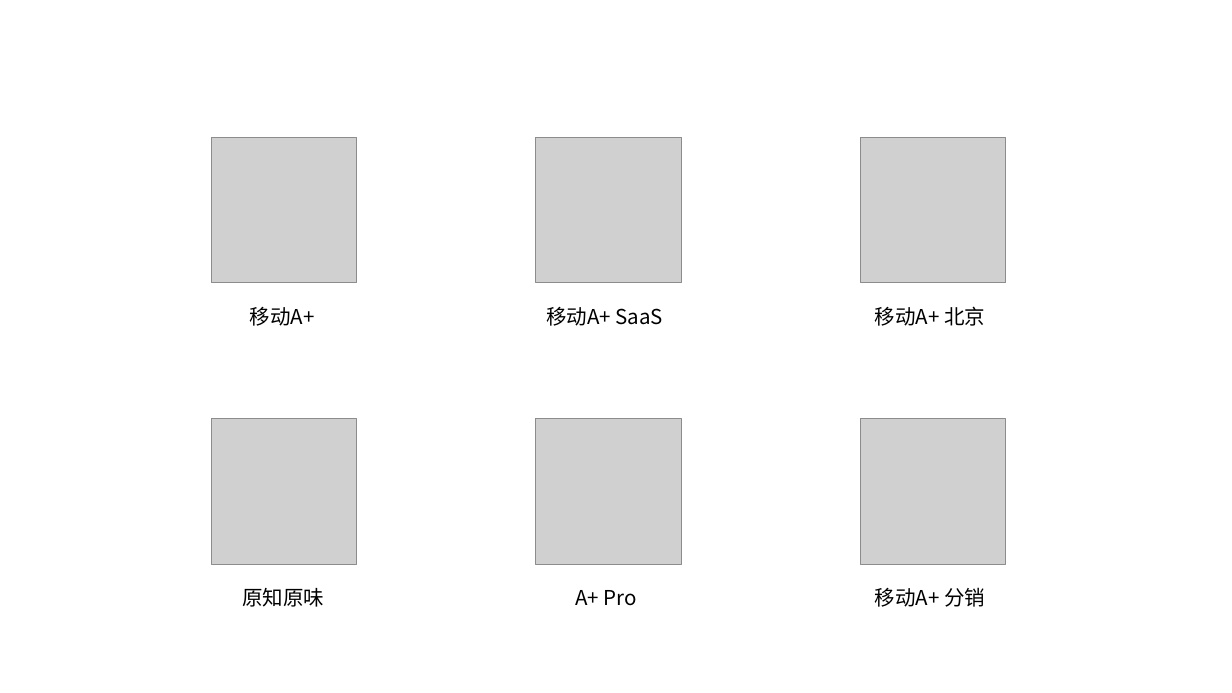
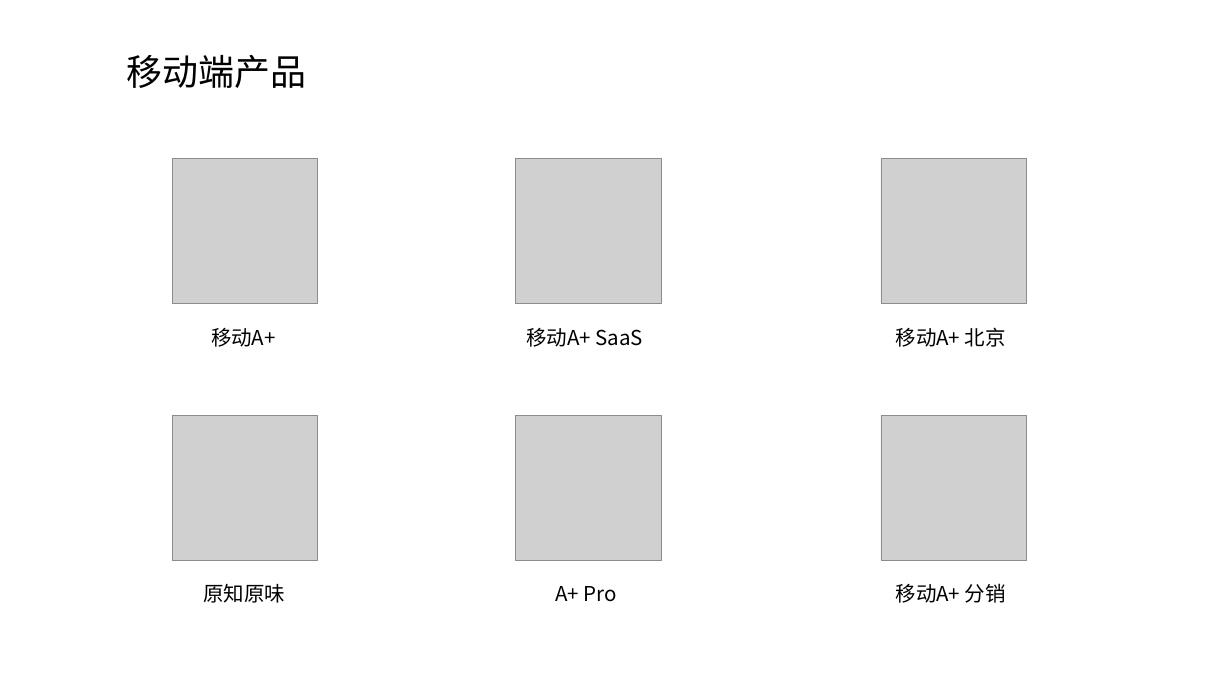
Before and after one commit to Andy888888/Mobile_Develop_Res, a slide deck: slide 4 of PPT/燕文强2020-2021年度述职报告.pptx. Drawn at 1232x693 pixels with LibreOffice and Linux fonts; fonts in the diff are those of the drawing; grey boxes stand for pictures. Boxes give left, top, right and bottom in pixels: in the first picture for what was removed or moved away, otherwise in the second. Text is boxed around its words. In the diff, an @@ line names an element or a change of style, - is before the commit and + after.

```diff
--- a/PPT/燕文强2020-2021年度述职报告.pptx
+++ b/PPT/燕文强2020-2021年度述职报告.pptx
@@ text added at [127, 55, 306, 88], 28 pt, text #000000 @@
+移动端产品
@@ picture: place and size @@
-picture at [211, 138, 356, 283]
+picture at [172, 158, 317, 303]
@@ picture: place and size @@
-picture at [536, 138, 681, 283]
+picture at [516, 158, 661, 303]
@@ picture: place and size @@
-picture at [860, 138, 1006, 283]
+picture at [882, 158, 1027, 303]
@@ text "移动A+": place and size @@
-text "移动A+" at [250, 307, 315, 326]
+text "移动A+" at [211, 328, 276, 347]
@@ text "移动A+ SaaS": place and size @@
-text "移动A+ SaaS" at [546, 307, 663, 326]
+text "移动A+ SaaS" at [526, 328, 642, 347]
@@ text "移动A+ 北京": place and size @@
-text "移动A+ 北京" at [875, 306, 985, 326]
+text "移动A+ 北京" at [896, 327, 1006, 347]
@@ picture: place and size @@
-picture at [211, 419, 356, 564]
+picture at [172, 415, 317, 560]
@@ picture: place and size @@
-picture at [536, 419, 681, 564]
+picture at [516, 415, 661, 560]
@@ picture: place and size @@
-picture at [860, 419, 1006, 564]
+picture at [882, 415, 1027, 560]
@@ text "原知原味": place and size @@
-text "原知原味" at [242, 588, 324, 607]
+text "原知原味" at [203, 584, 285, 603]
@@ text "A+ Pro": place and size @@
-text "A+ Pro" at [575, 590, 637, 606]
+text "A+ Pro" at [555, 586, 617, 602]
@@ text "移动A+ 分销": place and size @@
-text "移动A+ 分销" at [875, 587, 985, 607]
+text "移动A+ 分销" at [896, 583, 1006, 603]
```
